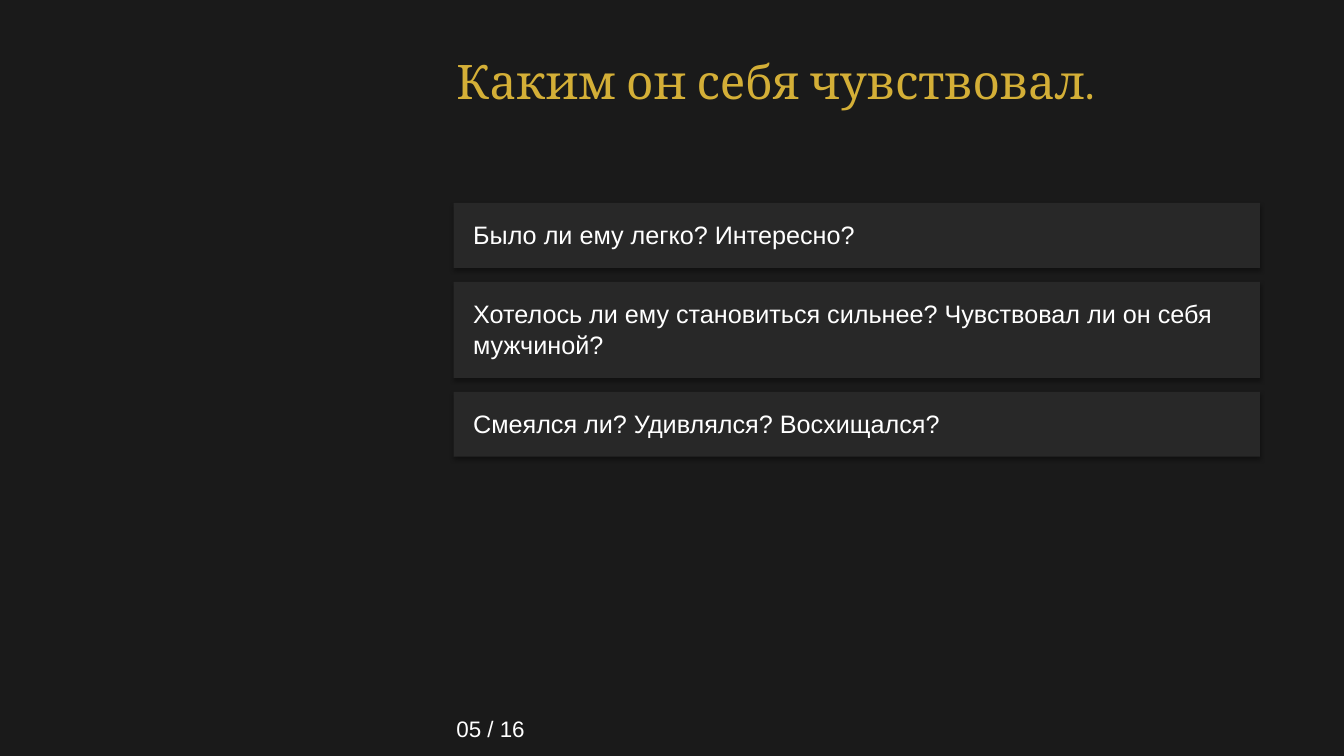
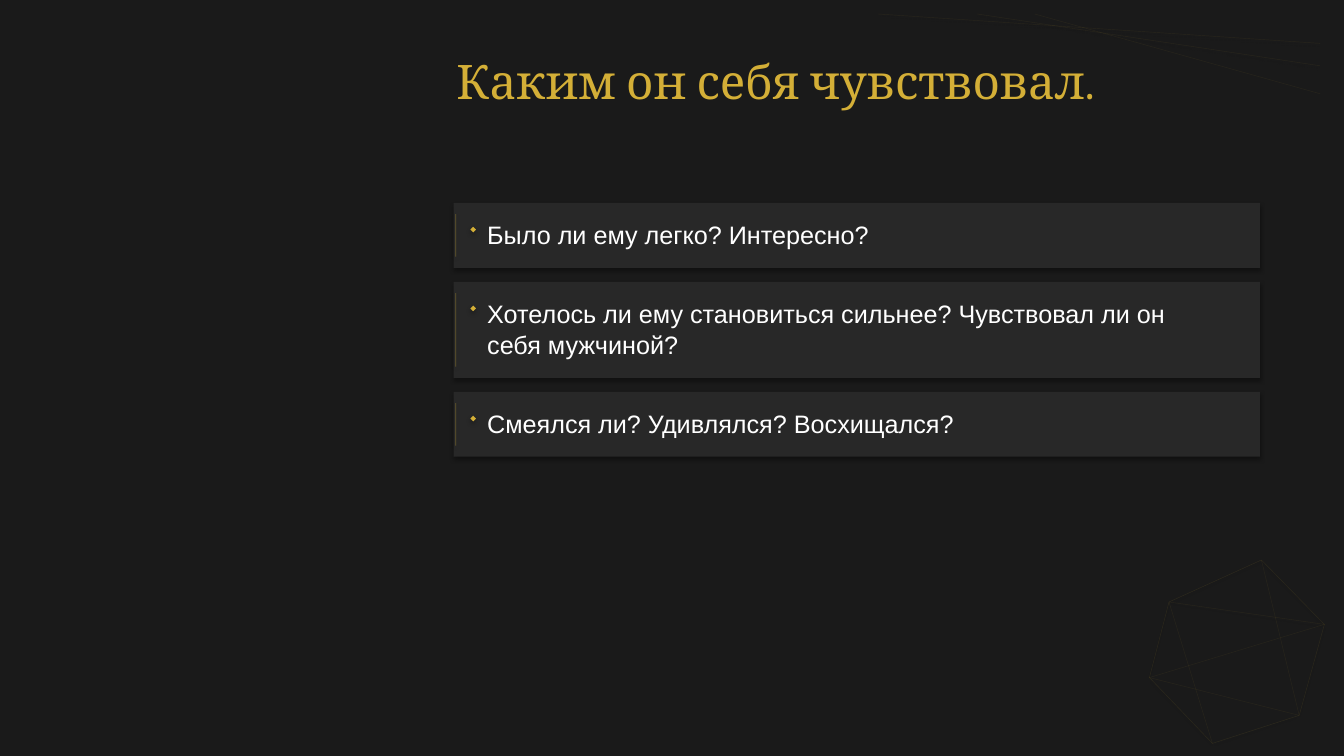
Before and after one commit to babylonofkommod-ai/-, a slide deck: slide 5 of Ваш Кристалл незабываемости.pptx. Drawn at 1344x756 pixels with LibreOffice and Linux fonts; fonts in the diff are those of the drawing. Boxes give left, top, right and bottom in pixels: in the first picture for what was removed or moved away, otherwise in the second. Text is boxed around its words. In the diff, an @@ line names an element or a change of style, - is before the commit and + after.

```diff
--- a/Ваш Кристалл незабываемости.pptx
+++ b/Ваш Кристалл незабываемости.pptx
@@ text "Было ли ему легко? Интересно?": place and size @@
-text "Было ли ему легко? Интересно?" at <box>473,226,855,250</box>
+text "Было ли ему легко? Интересно?" at <box>487,226,869,250</box>
@@ line added from (456, 214) to (456, 257), #D4AF37 0.5 pt @@
@@ diamond added at <box>471,227,477,233</box>, fill #D4AF37 @@
@@ line added from (456, 293) to (456, 367), #D4AF37 0.5 pt @@
@@ diamond added at <box>471,306,477,312</box>, fill #D4AF37 @@
@@ text at <box>487,305,1165,360</box>: spaces changed @@
-Хотелось ли ему становиться сильнее? Чувствовал ли он себя
-мужчиной?
+Хотелось ли ему становиться сильнее? Чувствовал ли он
+себя мужчиной?
@@ text "Смеялся ли? Удивлялся? Восхищался?": place and size @@
-text "Смеялся ли? Удивлялся? Восхищался?" at <box>473,415,940,438</box>
+text "Смеялся ли? Удивлялся? Восхищался?" at <box>487,415,954,438</box>
@@ line added from (456, 403) to (456, 446), #D4AF37 0.5 pt @@
@@ diamond added at <box>471,415,477,421</box>, fill #D4AF37 @@
@@ line added from (1170, 602) to (1261, 561), #D4AF37 0.35 pt @@
@@ text removed at <box>456,721,525,738</box> @@
-05 / 16
```
Also in this commit, not shown: 15 other slides changed, 2 other files.
